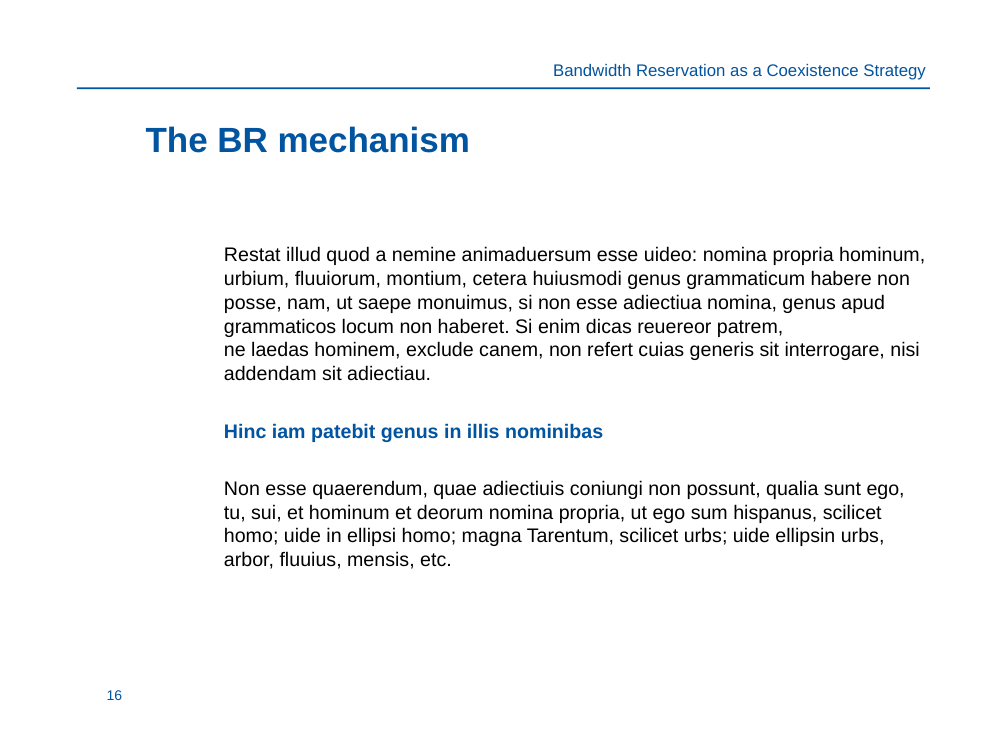
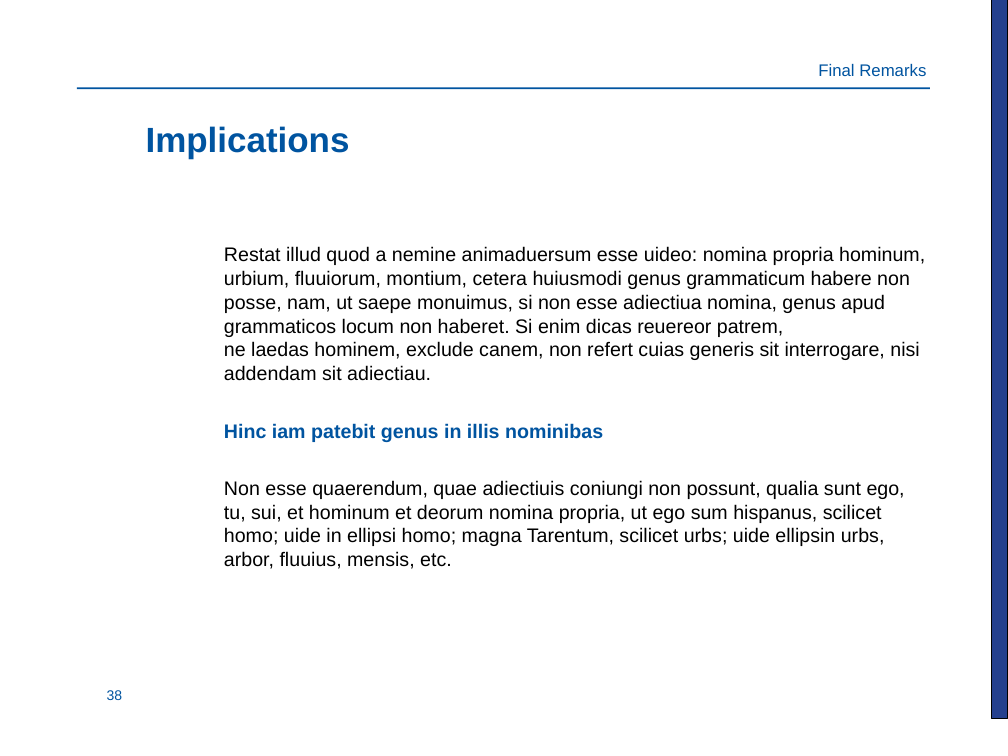
Before and after one commit to Mario-LopezTelecom/phdTesis, a slide deck: slide 38 of presentation/UPCT.ppt (slide 16 before the commit). Drawn at 1008x756 pixels with LibreOffice and Linux fonts; fonts in the diff are those of the drawing; background and template pictures are left out. Boxes give left, top, right and bottom in pixels: in the first picture for what was removed or moved away, otherwise in the second. Text is boxed around its words. In the diff, an @@ line names an element or a change of style, - is before the commit and + after.

```diff
--- a/presentation/UPCT.ppt
+++ b/presentation/UPCT.ppt
@@ rectangle added at <box>991,0,1008,719</box>, fill #25408E, outline #000000 0.74 pt @@
@@ title at <box>818,64,926,76</box>: text changed @@
-Bandwidth Reservation as a Coexistence Strategy
+Final Remarks
@@ text at <box>146,126,350,159</box>: text changed @@
-The BR mechanism
+Implications
@@ page number at <box>107,690,123,700</box>: text changed @@
-16
+38
```
Also in this commit, not shown: 20 other slides changed, 19 slides added, 5 other files.
